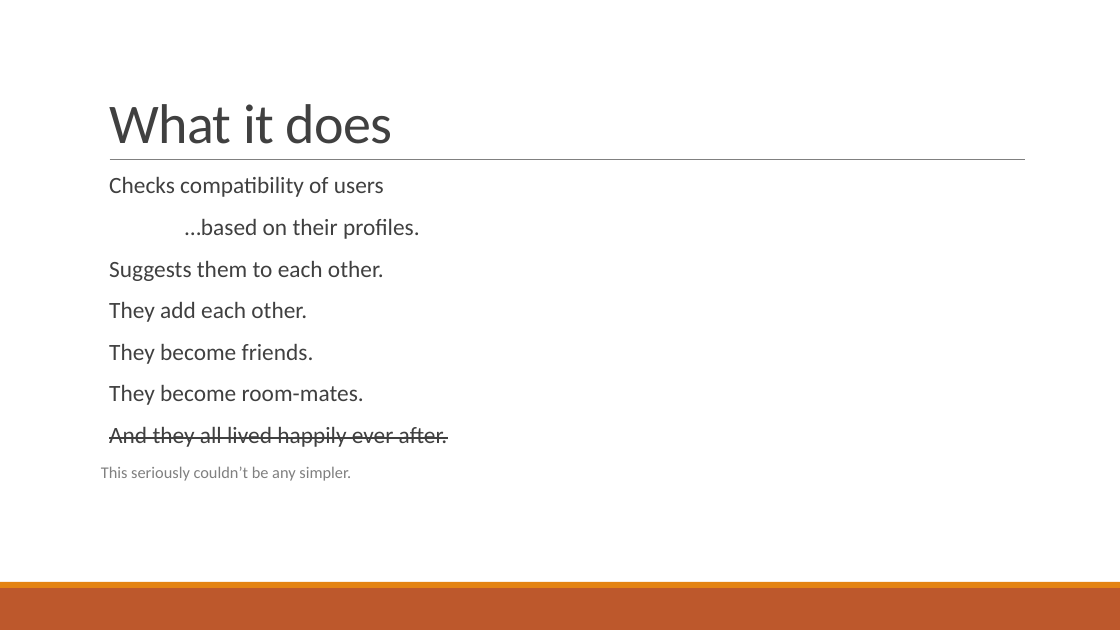
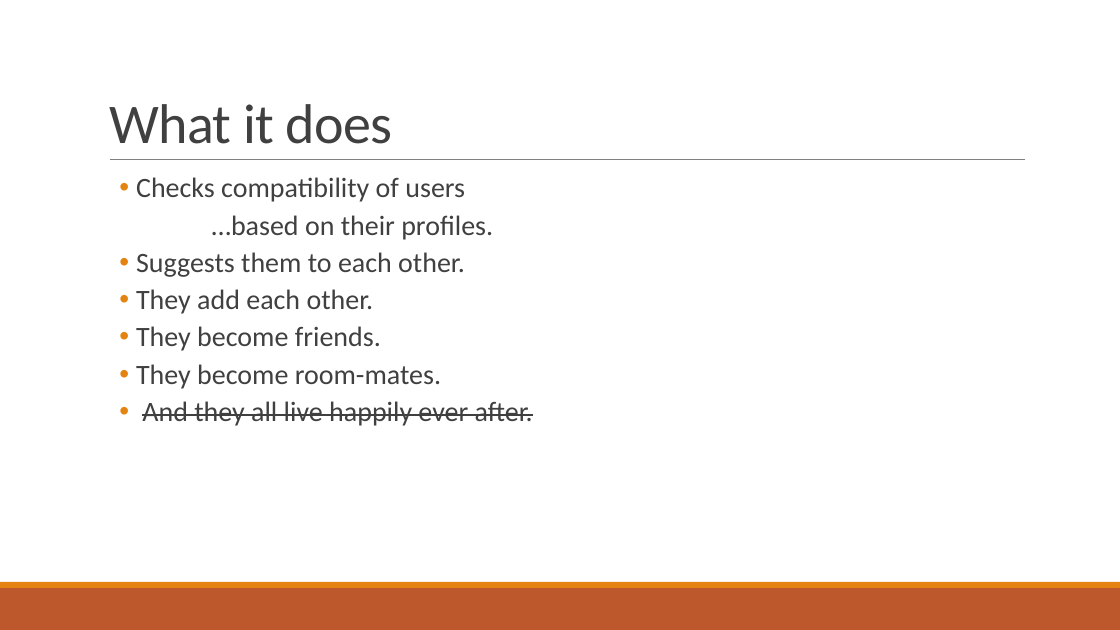
Before and after one commit to dragosthealex/roomies, a slide deck: slide 3 of resources/presentation1/final_presentation.pptx. Drawn at 1120x630 pixels with LibreOffice and Linux fonts; fonts in the diff are those of the drawing. Boxes give left, top, right and bottom in pixels: in the first picture for what was removed or moved away, otherwise in the second. Text is boxed around its words. In the diff, an @@ line names an element or a change of style, - is before the commit and + after.

```diff
--- a/resources/presentation1/final_presentation.pptx
+++ b/resources/presentation1/final_presentation.pptx
@@ text at [136, 177, 493, 389]: size 20 to 24 pt in "Checks compatibility of users", "…based on their profiles.", "Suggests them to each other.", "They add each other." and 2 more places; bullet   to •; list level 1 to 2 in "Checks compatibility of users"; list level 1 to 2 in "…based on their profiles."; list level 1 to 2 in "Suggests them to each other."; list level 1 to 2 in "They add each other."; list level 1 to 2 in "They become friends."; list level 1 to 2 in "They become room-mates." @@
@@ text at [142, 401, 533, 426]: text changed; size 14 to 24 pt; text colour #808080 to #404040 @@
-  And they all lived happily ever after.
-This seriously couldn’t be any simpler.
+  • And they all live happily ever after.
```
Also in this commit, not shown: 7 other slides changed, 1 slide removed.
